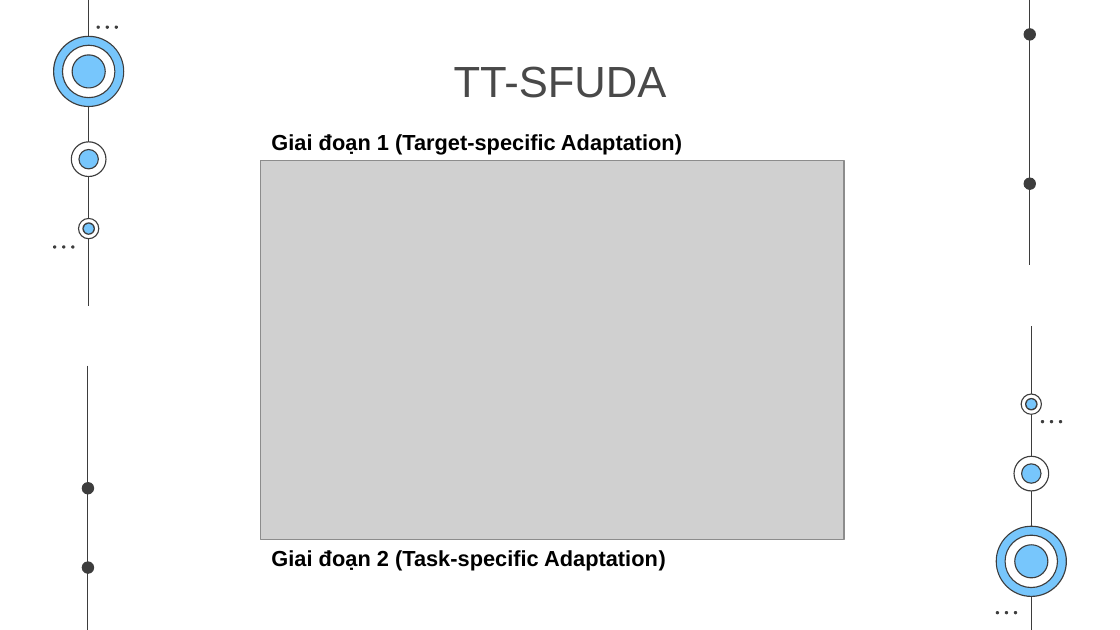
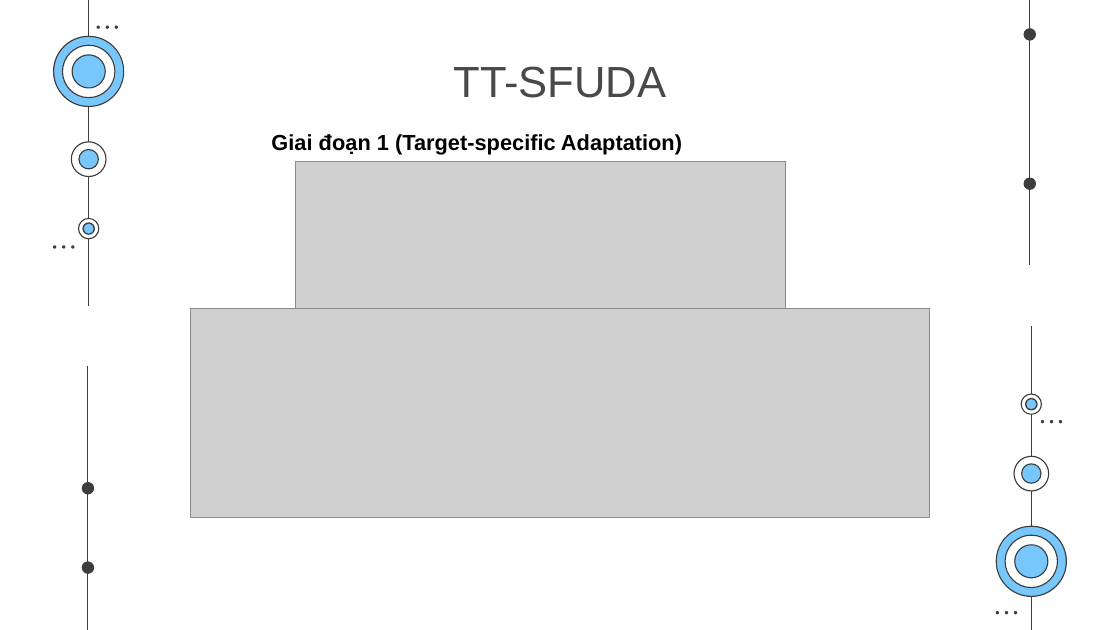
Before and after one commit to Fenteay/tt-sfuda, a slide deck: slide 8 of CS2311_CH200_ 250101037.pptx (slide 6 before the commit). Drawn at 1120x630 pixels with LibreOffice and Linux fonts; fonts in the diff are those of the drawing; grey boxes stand for pictures. Boxes give left, top, right and bottom in pixels: in the first picture for what was removed or moved away, otherwise in the second. Text is boxed around its words. In the diff, an @@ line names an element or a change of style, - is before the commit and + after.

Commit message:
update slides

```diff
--- a/CS2311_CH200_ 250101037.pptx
+++ b/CS2311_CH200_ 250101037.pptx
@@ picture removed at <box>261,161,844,540</box> @@
@@ picture added at <box>296,161,786,308</box> @@
@@ picture added at <box>190,308,931,517</box> @@
@@ text removed at <box>271,550,666,571</box> @@
-Giai đoạn 2 (Task-specific Adaptation)
```
Also in this commit, not shown: 8 slides added.
